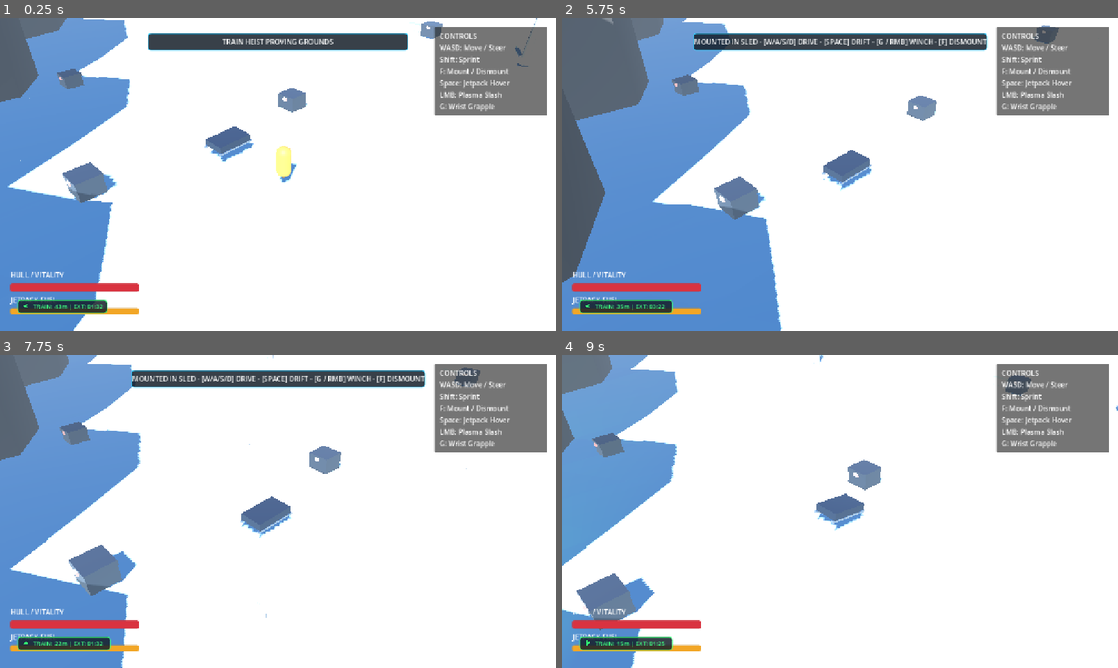
Above: before the commit, frames 1-4 (two rows, left to right).
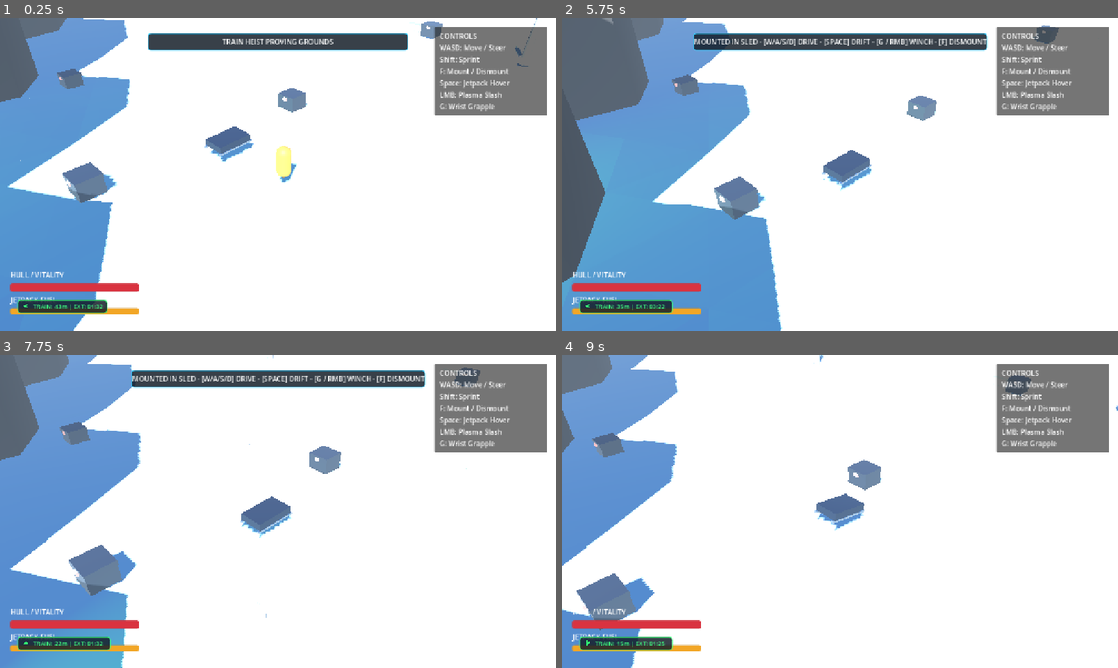
Above: after the commit, the same moments.

Repository: mcintalmo/drift
Game: Godot game, scene res://scenes/world/ActiveTrainHeistSector.tscn
The game is run twice, just before and just after one commit, with the same random seed, the same clock (stepped at 60 frames per second) and the same inputs. This scene is started directly instead of the project's main scene.
Inputs (mouse positions are in pixels of both pictures, inside the frame that each line leads up to):
- Up to frame 1 (0.25 s): no input
- Up to frame 2 (5.75 s): tap Enter (ui_accept) at 0.5, 0.77, 1.25, 2, 3.77, 4.25 s; move the mouse to (962, 158) at 0.52 s; hold E (pilot_lean_right) 0.53-1.25 s; click (962, 158) at 0.6 s; drag from (728, 190) to (812, 237) at 1.27 s; move the mouse to (895, 105) at 2.02 s; hold E (pilot_lean_right) 2.03-2.75 s; tap G (pilot_wrist_grapple) at 2.1 s; drag from (812, 237) to (673, 127) at 2.77 s; move the mouse to (1006, 221) at 3.52 s; hold Q (pilot_lean_left) 3.53-4.25 s; hold R (winch_reel) 3.53-4.25 s; drag from (673, 127) to (756, 96) at 4.27 s; move the mouse to (867, 174) at 5.02 s; hold S (brake_reverse) from 5.03 s (still down); hold F (pilot_mount_dismount) from 5.03 s (still down); click (867, 174) at 5.17 s
- Up to frame 3 (7.75 s): release S (brake_reverse) at 5.75 s; release F (pilot_mount_dismount) at 5.75 s; drag from (194, 433) to (166, 527) at 5.77 s; move the mouse to (400, 495) at 6.52 s; hold W (accelerate) 6.53-7.25 s; hold Shift (sprint) 6.53-7.25 s; tap Enter (ui_accept) at 6.77 s; drag from (166, 527) to (250, 574) at 7.27 s
- Up to frame 4 (9 s): move the mouse to (895, 442) at 8.02 s; hold S (brake_reverse) 8.03-8.75 s; click (895, 442) at 8.1 s; drag from (812, 574) to (673, 464) at 8.77 s

The runs differ from the first frame. In frame 2, 0.2% of the frame differs, in the area x 0-9%, y 47-88%; in frame 3, 0.8%, in the area x 6-84%, y 36-100%; in frame 4, less than 0.1%.

Commit message:
Fix locomotive forward orientation and add lowered inter-car hitch platforms with couplers

Diff:
--- a/scenes/entities/train/ArmoredBoxcar.tscn
+++ b/scenes/entities/train/ArmoredBoxcar.tscn
@@ -6,8 +6,11 @@
 [ext_resource type="Script" path="res://scripts/components/grapple_anchor_component.gd" id="4_anchor"]
 [ext_resource type="PackedScene" path="res://scenes/containers/GroundCrate.tscn" id="5_crate"]
 
-[sub_resource type="BoxShape3D" id="BoxShape3D_car"]
-size = Vector3(3.2, 3.6, 8.5)
+[sub_resource type="BoxShape3D" id="BoxShape3D_body"]
+size = Vector3(3.2, 3.2, 7.2)
+
+[sub_resource type="BoxShape3D" id="BoxShape3D_hitch_platform"]
+size = Vector3(2.6, 0.25, 1.5)
 
 [sub_resource type="StandardMaterial3D" id="StandardMaterial3D_rust"]
 albedo_color = Color(0.48, 0.26, 0.18, 1)
@@ -16,7 +19,25 @@
 
 [sub_resource type="BoxMesh" id="BoxMesh_body"]
 material = SubResource("StandardMaterial3D_rust")
-size = Vector3(3.0, 3.2, 8.2)
+size = Vector3(3.0, 3.0, 7.2)
+
+[sub_resource type="StandardMaterial3D" id="StandardMaterial3D_grate"]
+albedo_color = Color(0.2, 0.23, 0.26, 1)
+metallic = 0.85
+roughness = 0.35
+
+[sub_resource type="BoxMesh" id="BoxMesh_platform_grate"]
+material = SubResource("StandardMaterial3D_grate")
+size = Vector3(2.6, 0.15, 1.4)
+
+[sub_resource type="StandardMaterial3D" id="StandardMaterial3D_railing"]
+albedo_color = Color(0.85, 0.65, 0.15, 1)
+metallic = 0.8
+roughness = 0.4
+
+[sub_resource type="BoxMesh" id="BoxMesh_railing"]
+material = SubResource("StandardMaterial3D_railing")
+size = Vector3(0.08, 0.85, 1.4)
 
 [sub_resource type="StandardMaterial3D" id="StandardMaterial3D_door"]
 albedo_color = Color(0.32, 0.35, 0.38, 1)
@@ -48,10 +69,10 @@
 
 [sub_resource type="BoxMesh" id="BoxMesh_coupler"]
 material = SubResource("StandardMaterial3D_coupler")
-size = Vector3(0.5, 0.4, 0.6)
+size = Vector3(0.7, 0.5, 0.8)
 
 [sub_resource type="BoxShape3D" id="BoxShape3D_coupler_col"]
-size = Vector3(0.8, 0.8, 0.8)
+size = Vector3(1.2, 1.0, 1.2)
 
 [node name="ArmoredBoxcar" type="AnimatableBody3D" groups=["train_convoy"]]
 collision_layer = 1
@@ -62,29 +83,61 @@
 car_height_m = 3.6
 
 [node name="BoxcarCollision" type="CollisionShape3D" parent="."]
-transform = Transform3D(1, 0, 0, 0, 1, 0, 0, 0, 1, 0, 1.8, 0)
-shape = SubResource("BoxShape3D_car")
+transform = Transform3D(1, 0, 0, 0, 1, 0, 0, 0, 1, 0, 2.0, 0)
+shape = SubResource("BoxShape3D_body")
+
+[node name="FrontHitchCollision" type="CollisionShape3D" parent="."]
+transform = Transform3D(1, 0, 0, 0, 1, 0, 0, 0, 1, 0, 0.75, -4.2)
+shape = SubResource("BoxShape3D_hitch_platform")
+
+[node name="RearHitchCollision" type="CollisionShape3D" parent="."]
+transform = Transform3D(1, 0, 0, 0, 1, 0, 0, 0, 1, 0, 0.75, 4.2)
+shape = SubResource("BoxShape3D_hitch_platform")
 
 [node name="VisualModel" type="Node3D" parent="."]
 
 [node name="BodyMesh" type="MeshInstance3D" parent="VisualModel"]
-transform = Transform3D(1, 0, 0, 0, 1, 0, 0, 0, 1, 0, 1.6, 0)
+transform = Transform3D(1, 0, 0, 0, 1, 0, 0, 0, 1, 0, 1.9, 0)
 mesh = SubResource("BoxMesh_body")
 
+[node name="FrontHitchPlatformMesh" type="MeshInstance3D" parent="VisualModel"]
+transform = Transform3D(1, 0, 0, 0, 1, 0, 0, 0, 1, 0, 0.75, -4.2)
+mesh = SubResource("BoxMesh_platform_grate")
+
+[node name="FrontRailingLeft" type="MeshInstance3D" parent="VisualModel"]
+transform = Transform3D(1, 0, 0, 0, 1, 0, 0, 0, 1, -1.25, 1.2, -4.2)
+mesh = SubResource("BoxMesh_railing")
+
+[node name="FrontRailingRight" type="MeshInstance3D" parent="VisualModel"]
+transform = Transform3D(1, 0, 0, 0, 1, 0, 0, 0, 1, 1.25, 1.2, -4.2)
+mesh = SubResource("BoxMesh_railing")
+
+[node name="RearHitchPlatformMesh" type="MeshInstance3D" parent="VisualModel"]
+transform = Transform3D(1, 0, 0, 0, 1, 0, 0, 0, 1, 0, 0.75, 4.2)
+mesh = SubResource("BoxMesh_platform_grate")
+
+[node name="RearRailingLeft" type="MeshInstance3D" parent="VisualModel"]
+transform = Transform3D(1, 0, 0, 0, 1, 0, 0, 0, 1, -1.25, 1.2, 4.2)
+mesh = SubResource("BoxMesh_railing")
+
+[node name="RearRailingRight" type="MeshInstance3D" parent="VisualModel"]
+transform = Transform3D(1, 0, 0, 0, 1, 0, 0, 0, 1, 1.25, 1.2, 4.2)
+mesh = SubResource("BoxMesh_railing")
+
 [node name="LeftSlidingDoor" type="MeshInstance3D" parent="VisualModel"]
-transform = Transform3D(1, 0, 0, 0, 1, 0, 0, 0, 1, -1.55, 1.5, 0)
+transform = Transform3D(1, 0, 0, 0, 1, 0, 0, 0, 1, -1.55, 1.7, 0)
 mesh = SubResource("BoxMesh_door")
 
 [node name="RightSlidingDoor" type="MeshInstance3D" parent="VisualModel"]
-transform = Transform3D(1, 0, 0, 0, 1, 0, 0, 0, 1, 1.55, 1.5, 0)
+transform = Transform3D(1, 0, 0, 0, 1, 0, 0, 0, 1, 1.55, 1.7, 0)
 mesh = SubResource("BoxMesh_door")
 
 [node name="MagneticLock" type="MeshInstance3D" parent="VisualModel"]
-transform = Transform3D(1, 0, 0, 0, 1, 0, 0, 0, 1, -1.65, 1.5, 0)
+transform = Transform3D(1, 0, 0, 0, 1, 0, 0, 0, 1, -1.65, 1.7, 0)
 mesh = SubResource("BoxMesh_lock")
 
 [node name="CouplerVisual" type="MeshInstance3D" parent="VisualModel"]
-transform = Transform3D(1, 0, 0, 0, 1, 0, 0, 0, 1, 0, 0.6, 4.2)
+transform = Transform3D(1, 0, 0, 0, 1, 0, 0, 0, 1, 0, 1.05, 4.3)
 mesh = SubResource("BoxMesh_coupler")
 
 [node name="DoorHealthComponent" type="Node" parent="."]
@@ -92,7 +145,7 @@
 max_health = 60.0
 
 [node name="DoorHurtbox" type="Area3D" parent="." node_paths=PackedStringArray("health_component")]
-transform = Transform3D(1, 0, 0, 0, 1, 0, 0, 0, 1, -1.6, 1.5, 0)
+transform = Transform3D(1, 0, 0, 0, 1, 0, 0, 0, 1, -1.6, 1.7, 0)
 collision_layer = 16
 collision_mask = 8
 script = ExtResource("3_hurtbox")
@@ -107,7 +160,7 @@
 max_health = 80.0
 
 [node name="CouplerHurtbox" type="Area3D" parent="." node_paths=PackedStringArray("health_component")]
-transform = Transform3D(1, 0, 0, 0, 1, 0, 0, 0, 1, 0, 0.6, 4.2)
+transform = Transform3D(1, 0, 0, 0, 1, 0, 0, 0, 1, 0, 1.05, 4.3)
 collision_layer = 16
 collision_mask = 8
 script = ExtResource("3_hurtbox")
@@ -124,15 +177,15 @@
 is_roof_boarding_anchor = true
 
 [node name="CouplerGrappleAnchor" type="Node3D" parent="." groups=["grapple_anchors"]]
-transform = Transform3D(1, 0, 0, 0, 1, 0, 0, 0, 1, 0, 0.6, 4.2)
+transform = Transform3D(1, 0, 0, 0, 1, 0, 0, 0, 1, 0, 1.05, 4.3)
 script = ExtResource("4_anchor")
 anchor_type = 2
 is_roof_boarding_anchor = false
 
 [node name="VaultCrate1" parent="." instance=ExtResource("5_crate")]
-transform = Transform3D(1, 0, 0, 0, 1, 0, 0, 0, 1, 0, 0.4, -1.5)
+transform = Transform3D(1, 0, 0, 0, 1, 0, 0, 0, 1, 0, 0.5, -1.5)
 crate_variant = 2
 
 [node name="VaultCrate2" parent="." instance=ExtResource("5_crate")]
-transform = Transform3D(1, 0, 0, 0, 1, 0, 0, 0, 1, 0, 0.4, 1.5)
+transform = Transform3D(1, 0, 0, 0, 1, 0, 0, 0, 1, 0, 0.5, 1.5)
 crate_variant = 1
--- a/scenes/entities/train/ArmoredLocomotive.tscn
+++ b/scenes/entities/train/ArmoredLocomotive.tscn
@@ -6,7 +6,10 @@
 [ext_resource type="Script" path="res://scripts/components/grapple_anchor_component.gd" id="4_anchor"]
 
 [sub_resource type="BoxShape3D" id="BoxShape3D_loco"]
-size = Vector3(3.4, 4.0, 9.2)
+size = Vector3(3.4, 4.0, 7.6)
+
+[sub_resource type="BoxShape3D" id="BoxShape3D_rear_hitch"]
+size = Vector3(2.8, 0.25, 1.6)
 
 [sub_resource type="StandardMaterial3D" id="StandardMaterial3D_hull"]
 albedo_color = Color(0.22, 0.28, 0.25, 1)
@@ -15,7 +18,25 @@
 
 [sub_resource type="BoxMesh" id="BoxMesh_body"]
 material = SubResource("StandardMaterial3D_hull")
-size = Vector3(3.2, 3.2, 8.8)
+size = Vector3(3.2, 3.2, 7.6)
+
+[sub_resource type="StandardMaterial3D" id="StandardMaterial3D_grate"]
+albedo_color = Color(0.2, 0.23, 0.26, 1)
+metallic = 0.85
+roughness = 0.35
+
+[sub_resource type="BoxMesh" id="BoxMesh_platform_grate"]
+material = SubResource("StandardMaterial3D_grate")
+size = Vector3(2.8, 0.15, 1.5)
+
+[sub_resource type="StandardMaterial3D" id="StandardMaterial3D_railing"]
+albedo_color = Color(0.85, 0.65, 0.15, 1)
+metallic = 0.8
+roughness = 0.4
+
+[sub_resource type="BoxMesh" id="BoxMesh_railing"]
+material = SubResource("StandardMaterial3D_railing")
+size = Vector3(0.08, 0.85, 1.5)
 
 [sub_resource type="StandardMaterial3D" id="StandardMaterial3D_plow"]
 albedo_color = Color(0.18, 0.20, 0.22, 1)
@@ -45,10 +66,10 @@
 
 [sub_resource type="BoxMesh" id="BoxMesh_coupler"]
 material = SubResource("StandardMaterial3D_coupler")
-size = Vector3(0.5, 0.4, 0.6)
+size = Vector3(0.7, 0.5, 0.8)
 
 [sub_resource type="BoxShape3D" id="BoxShape3D_coupler_col"]
-size = Vector3(0.8, 0.8, 0.8)
+size = Vector3(1.2, 1.0, 1.2)
 
 [node name="ArmoredLocomotive" type="AnimatableBody3D" groups=["train_convoy"]]
 collision_layer = 1
@@ -59,14 +80,30 @@
 car_height_m = 4.0
 
 [node name="LocoCollision" type="CollisionShape3D" parent="."]
-transform = Transform3D(1, 0, 0, 0, 1, 0, 0, 0, 1, 0, 2.0, 0)
+transform = Transform3D(1, 0, 0, 0, 1, 0, 0, 0, 1, 0, 2.0, -0.4)
 shape = SubResource("BoxShape3D_loco")
+
+[node name="RearHitchCollision" type="CollisionShape3D" parent="."]
+transform = Transform3D(1, 0, 0, 0, 1, 0, 0, 0, 1, 0, 0.75, 4.3)
+shape = SubResource("BoxShape3D_rear_hitch")
 
 [node name="VisualModel" type="Node3D" parent="."]
 
 [node name="BodyMesh" type="MeshInstance3D" parent="VisualModel"]
-transform = Transform3D(1, 0, 0, 0, 1, 0, 0, 0, 1, 0, 1.8, 0)
+transform = Transform3D(1, 0, 0, 0, 1, 0, 0, 0, 1, 0, 1.8, -0.4)
 mesh = SubResource("BoxMesh_body")
+
+[node name="RearHitchPlatformMesh" type="MeshInstance3D" parent="VisualModel"]
+transform = Transform3D(1, 0, 0, 0, 1, 0, 0, 0, 1, 0, 0.75, 4.3)
+mesh = SubResource("BoxMesh_platform_grate")
+
+[node name="RearRailingLeft" type="MeshInstance3D" parent="VisualModel"]
+transform = Transform3D(1, 0, 0, 0, 1, 0, 0, 0, 1, -1.35, 1.2, 4.3)
+mesh = SubResource("BoxMesh_railing")
+
+[node name="RearRailingRight" type="MeshInstance3D" parent="VisualModel"]
+transform = Transform3D(1, 0, 0, 0, 1, 0, 0, 0, 1, 1.35, 1.2, 4.3)
+mesh = SubResource("BoxMesh_railing")
 
 [node name="PlowMesh" type="MeshInstance3D" parent="VisualModel"]
 transform = Transform3D(1, 0, 0, 0, -4.37114e-08, 1, 0, -1, -4.37114e-08, 0, 0.9, -4.6)
@@ -88,7 +125,7 @@
 spot_angle = 38.0
 
 [node name="CouplerVisual" type="MeshInstance3D" parent="VisualModel"]
-transform = Transform3D(1, 0, 0, 0, 1, 0, 0, 0, 1, 0, 0.8, 4.5)
+transform = Transform3D(1, 0, 0, 0, 1, 0, 0, 0, 1, 0, 1.05, 4.4)
 mesh = SubResource("BoxMesh_coupler")
 
 [node name="CouplerHealthComponent" type="Node" parent="."]
@@ -96,7 +133,7 @@
 max_health = 100.0
 
 [node name="CouplerHurtbox" type="Area3D" parent="." node_paths=PackedStringArray("health_component")]
-transform = Transform3D(1, 0, 0, 0, 1, 0, 0, 0, 1, 0, 0.8, 4.5)
+transform = Transform3D(1, 0, 0, 0, 1, 0, 0, 0, 1, 0, 1.05, 4.4)
 collision_layer = 16
 collision_mask = 8
 script = ExtResource("3_hurtbox")
@@ -113,7 +150,7 @@
 is_roof_boarding_anchor = true
 
 [node name="CouplerGrappleAnchor" type="Node3D" parent="." groups=["grapple_anchors"]]
-transform = Transform3D(1, 0, 0, 0, 1, 0, 0, 0, 1, 0, 0.6, 4.6)
+transform = Transform3D(1, 0, 0, 0, 1, 0, 0, 0, 1, 0, 1.05, 4.4)
 script = ExtResource("4_anchor")
 anchor_type = 2
 is_roof_boarding_anchor = false
--- a/scripts/entities/world/moving_train.gd
+++ b/scripts/entities/world/moving_train.gd
@@ -137,8 +137,8 @@
 		if car_dir.length_squared() < 0.01:
 			car_dir = Vector3.FORWARD
 
-		var rot_y: float = atan2(car_dir.x, car_dir.z)
-		var pitch_x: float = -asin(clampf(car_dir.y, -0.9, 0.9))
+		var rot_y: float = atan2(-car_dir.x, -car_dir.z)
+		var pitch_x: float = asin(clampf(car_dir.y, -0.9, 0.9))
 
 		var is_car_active: bool = (target_s >= -4.5) and (target_s <= total_track_length_m + 4.5)
 		car.visible = is_car_active
--- a/scripts/state_machine/pilot_states/pilot_walking_state.gd
+++ b/scripts/state_machine/pilot_states/pilot_walking_state.gd
@@ -191,8 +191,8 @@
 		if node is TrainCar and node.visible:
 			var car: TrainCar = node as TrainCar
 			var local_pos: Vector3 = car.global_transform.affine_inverse() * pilot.global_position
-			# Boxcar bounds: X in [-1.8, 1.8], Z in [-4.5, 4.5], Y in [1.8, 4.6] (roof standing)
-			if absf(local_pos.x) <= 1.8 and absf(local_pos.z) <= 4.5 and local_pos.y >= 1.8 and local_pos.y <= 4.6:
+			# Train car bounds: X in [-1.8, 1.8], Z in [-4.8, 4.8], Y in [0.5, 4.8] (roof + lowered hitch platforms)
+			if absf(local_pos.x) <= 1.8 and absf(local_pos.z) <= 4.8 and local_pos.y >= 0.5 and local_pos.y <= 4.8:
 				return car
 
 	return null
Not shown: 1 places in scenes/entities/train/ArmoredBoxcar.tscn that only renumber resources
Not shown: 1 places in scenes/entities/train/ArmoredLocomotive.tscn that only renumber resources
